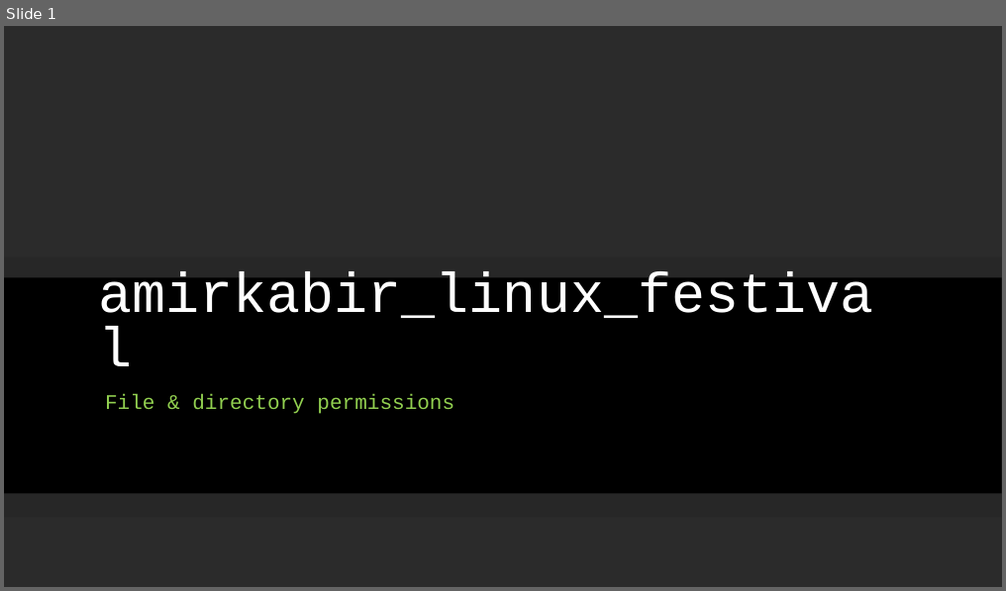
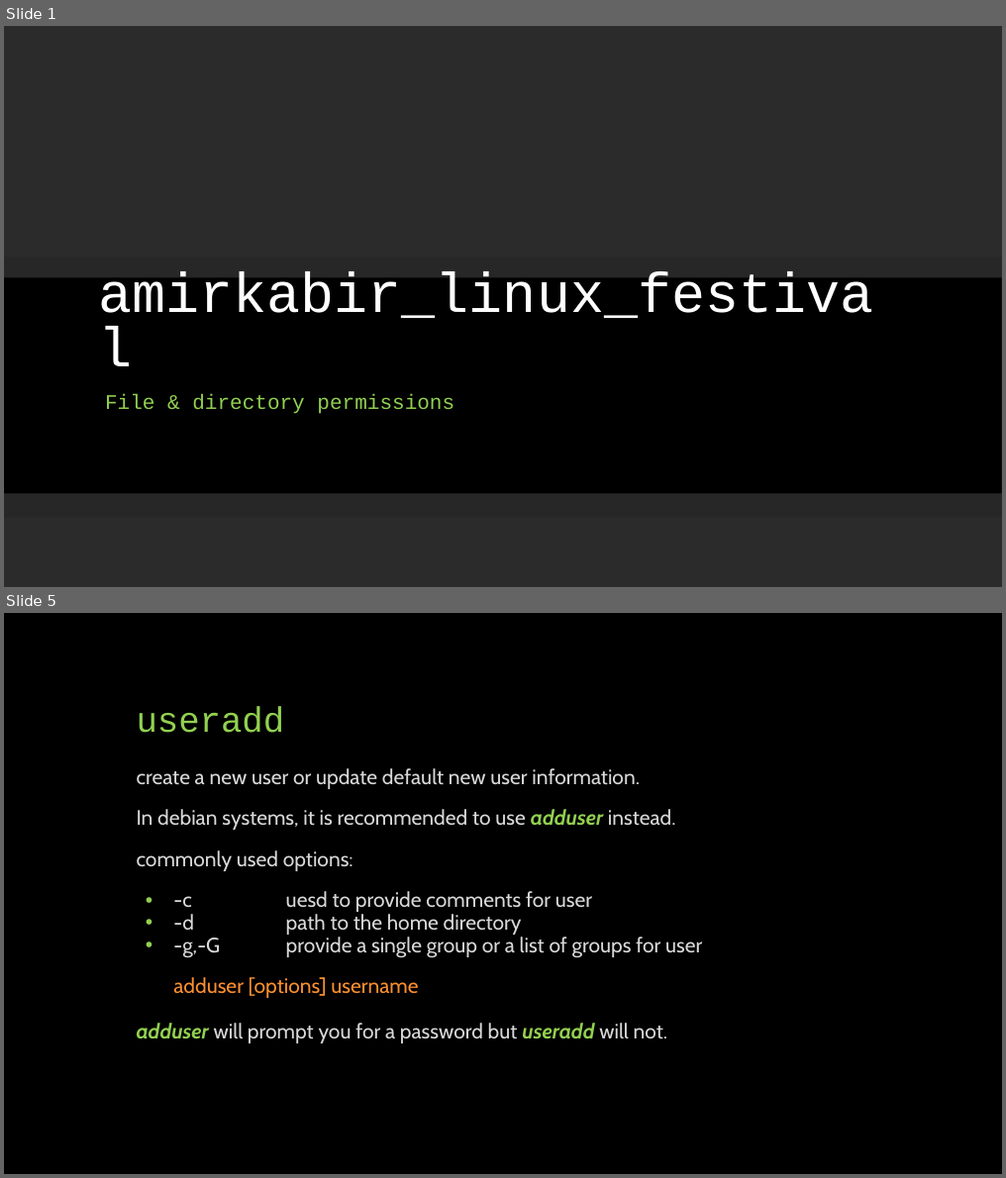
Before and after one commit to linuxfestival/introduction-to-linux-resources, a slide deck: PowerPoint/permissions.pptx. Shown one above the other, each under a label of ours: slide 1 before the commit, slides 1 and 5 after it; the slides between them are not shown. The pictures are 1006x591 and 1006x1178 pixels, drawn with LibreOffice and Linux fonts; fonts in the diff are those of the drawing; background and template pictures are left out; a plain dark background stands for a picture behind light text. Boxes give left, top, right and bottom in pixels: in the first picture for what was removed or moved away, otherwise in the second. Text is boxed around its words. In the diff, an @@ line names an element or a change of style, - is before the commit and + after.

Commit message:
add user management slides to permissions

```diff
--- a/PowerPoint/permissions.pptx
+++ b/PowerPoint/permissions.pptx
@@ slide 5 added at (x1=4, y1=613, x2=1002, y2=1174), background #000000 @@
@@ title added at (x1=137, y1=707, x2=285, y2=733), 34 pt, text #92D050 @@
+useradd
@@ text added at (x1=137, y1=768, x2=702, y2=1044), 20 pt, text #D8D8D8 @@
+create a new user or update default new user information.
+In debian systems, it is recommended to use adduser instead.
+commonly used options:
+• -c uesd to provide comments for user
+• -d path to the home directory
+• -g,-G provide a single group or a list of groups for user
+adduser [options] username
+adduser will prompt you for a password but useradd will not.
```
Also in this commit, not shown: 1 slide changed, 5 other slides added.
